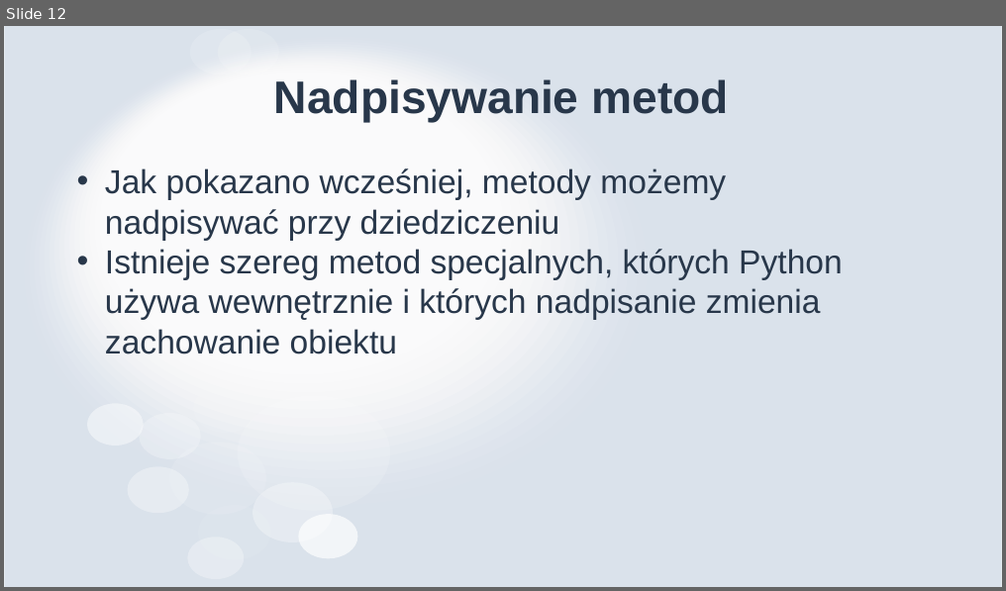
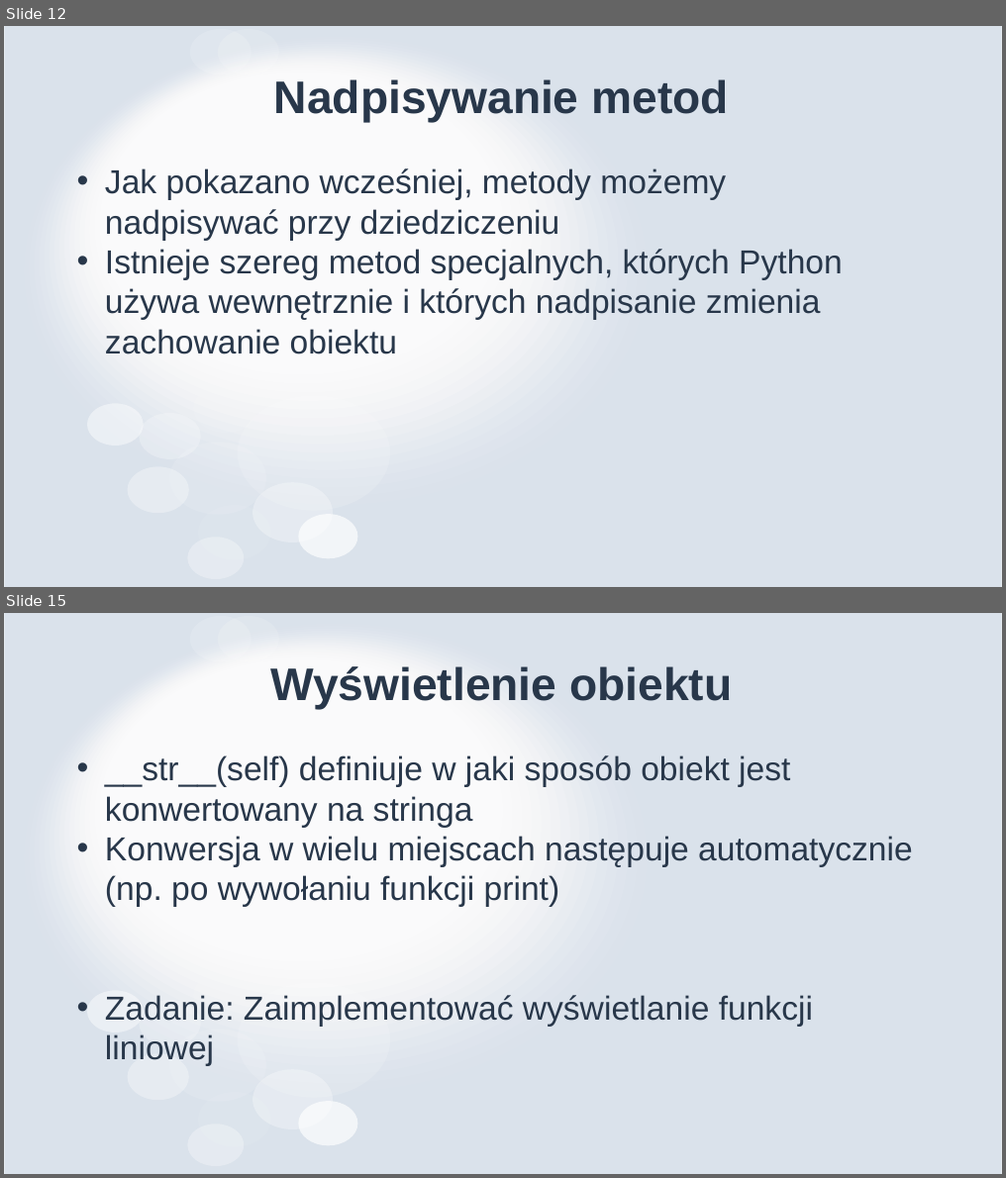
Before and after one commit to MikoStoro/ETI_Academy_python, a slide deck: Objects/Objects.pptx. Shown one above the other, each under a label of ours: slide 12 before the commit, slides 12 and 15 after it; the slides between them are not shown. The pictures are 1006x591 and 1006x1178 pixels, drawn with LibreOffice and Linux fonts; fonts in the diff are those of the drawing. Boxes give left, top, right and bottom in pixels: in the first picture for what was removed or moved away, otherwise in the second. Text is boxed around its words. In the diff, an @@ line names an element or a change of style, - is before the commit and + after.

```diff
--- a/Objects/Objects.pptx
+++ b/Objects/Objects.pptx
@@ slide 15 added at [4,613,1002,1174], background #FFFFFF; not listed: 31 template elements that a slide beside it also shows @@
@@ title added at [270,666,732,710], 44 pt, text #28374A, bold @@
+Wyświetlenie obiektu
@@ text added at [105,756,913,1066], 32 pt, text #28374A @@
+• __str__(self) definiuje w jaki sposób obiekt jest konwertowany na stringa
+• Konwersja w wielu miejscach następuje automatycznie (np. po wywołaniu funkcji print)
+• Zadanie: Zaimplementować wyświetlanie funkcji liniowej
```
Also in this commit, not shown: 1 slide changed, 3 other slides added, 1 slide removed, 5 other files.
